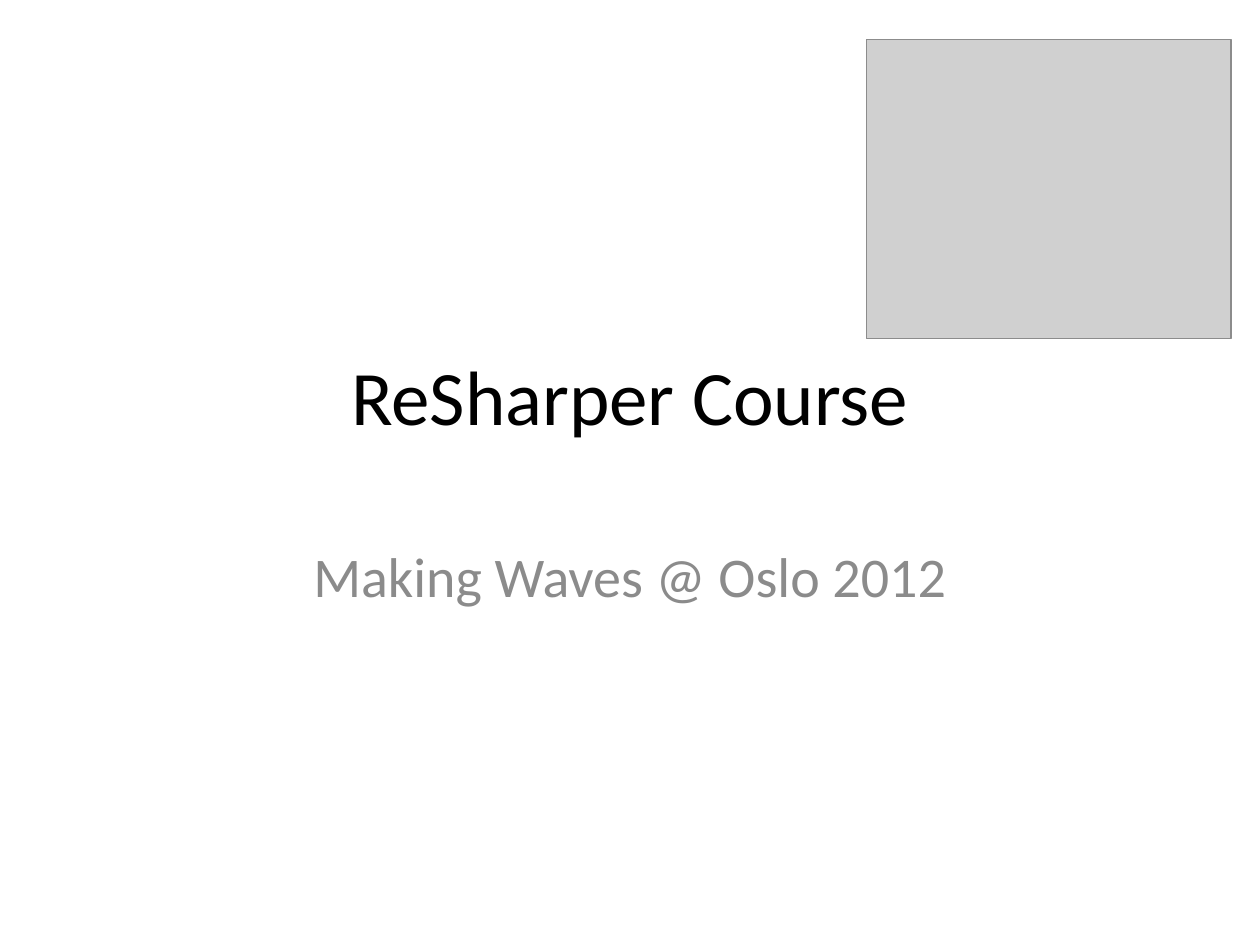
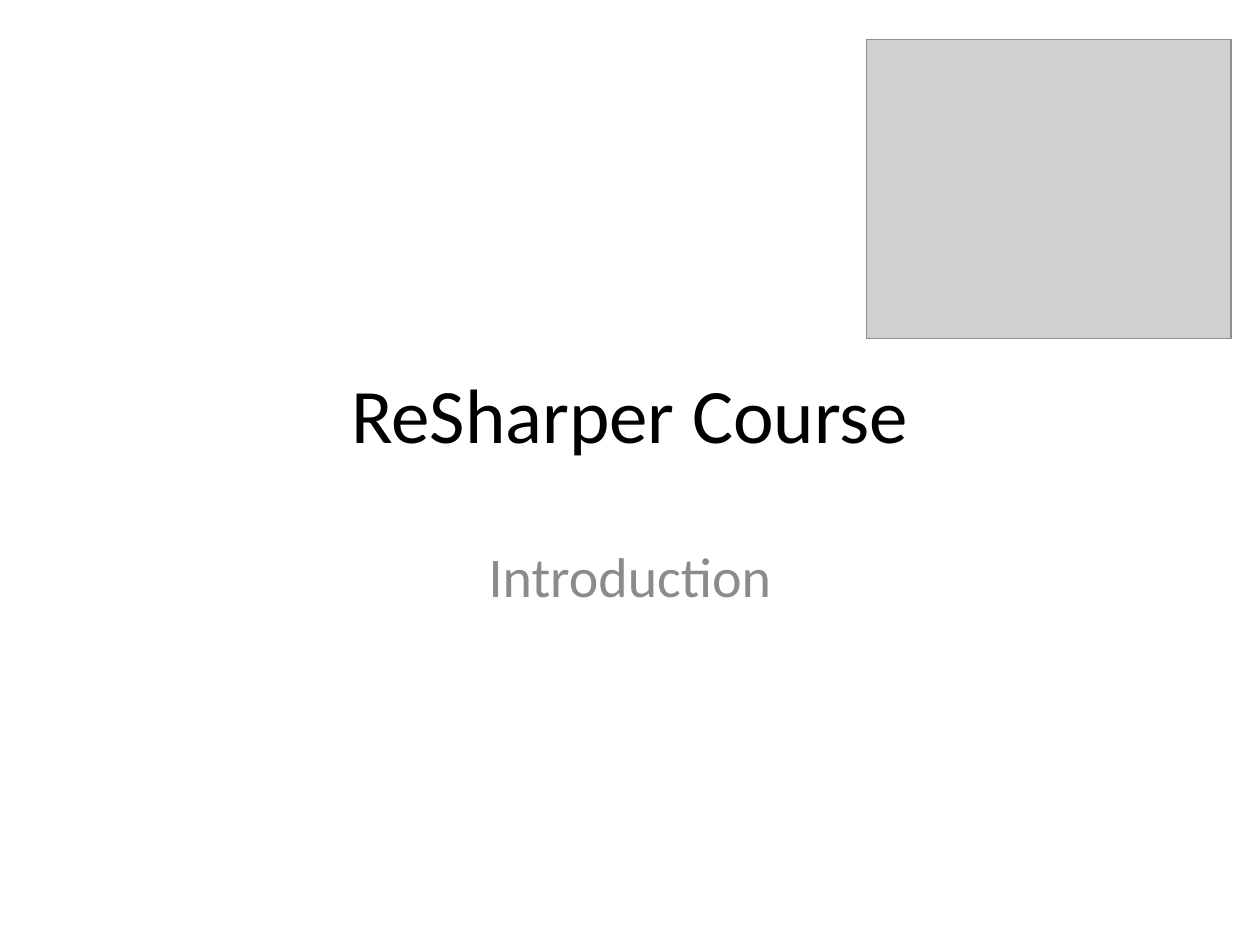
Before and after one commit to rasmuskl/ReSharperCourse, a slide deck: slide 1 of Presentations/1 - Introduction - ReSharper Course.pptx. Drawn at 1260x945 pixels with LibreOffice and Linux fonts; fonts in the diff are those of the drawing; grey boxes stand for pictures. Boxes give left, top, right and bottom in pixels: in the first picture for what was removed or moved away, otherwise in the second. Text is boxed around its words. In the diff, an @@ line names an element or a change of style, - is before the commit and + after.

Commit message:
Updated presentations.

```diff
--- a/Presentations/1 - Introduction - ReSharper Course.pptx
+++ b/Presentations/1 - Introduction - ReSharper Course.pptx
@@ title "ReSharper Course": place and size @@
-title "ReSharper Course" at bbox=[351, 371, 908, 438]
+title "ReSharper Course" at bbox=[351, 389, 908, 456]
@@ subtitle at bbox=[489, 558, 771, 598]: text changed @@
-Making Waves @ Oslo 2012
+Introduction
```
Also in this commit, not shown: 6 other slides changed, 2 other files.
